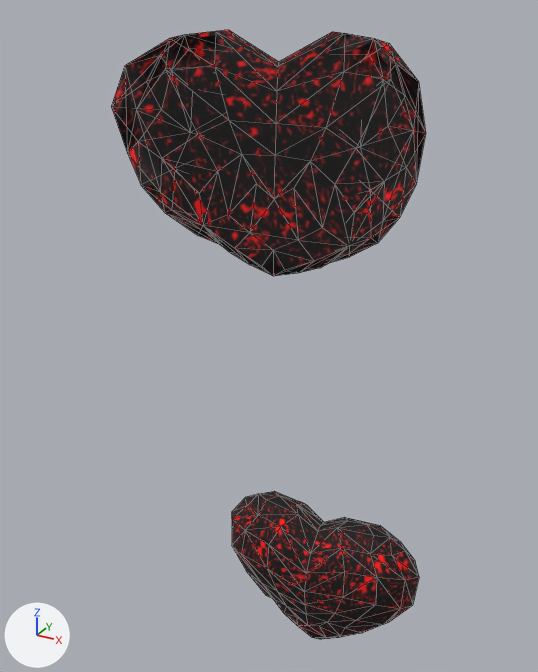
Two versions of the glTF model packages/3d-avatar-maker/assets/models/packs/3d-avatar-maker-wardrobe-accessories/outfit-elvs_heart_belly_jewel.glb, one commit apart.
Rendered twice from a 50 mm lens placed at (0.0344, -0.1876, 1.1217), pointed at (-0.0059, -0.1143, 1.0851). Arrows for +X, +Y and +Z are at lower left; the lights stay in place. The first picture is the older version. Mesh edges are drawn as thin lines. Vertices at exactly the same position are counted once.

In view in the first picture: 'female', 'male'.
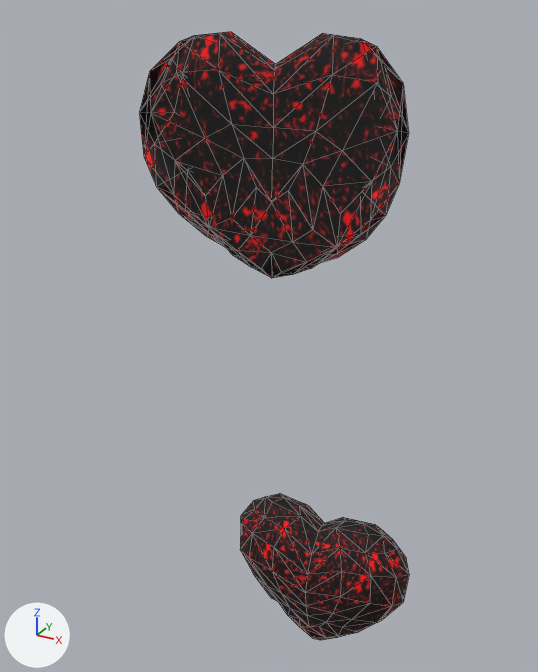
Diff of the bpy script that builds the scene:
```diff
--- a/packages/3d-avatar-maker/assets/models/packs/3d-avatar-maker-wardrobe-accessories/outfit-elvs_heart_belly_jewel.glb.py
+++ b/packages/3d-avatar-maker/assets/models/packs/3d-avatar-maker-wardrobe-accessories/outfit-elvs_heart_belly_jewel.glb.py
@@ me_female_010 @@
 # used by ob_female; location = (0.0, 0.0, 0.0)
-me_female_010.from_pydata(...)  # 117 vertices, 230 faces; spans x -0.0153..0.0141, y -0.1137..-0.1046, z 1.0349..1.0575
+me_female_010.from_pydata(...)  # 117 vertices, 230 faces; spans x -0.0136..0.0127, y -0.1138..-0.1046, z 1.0348..1.0575
+# me_female_010 part 1: 116 of 117 vertices moved; they spanned x -0.0153..0.0141, y -0.1137..-0.1046, z 1.0349..1.0575 and now span x -0.0136..0.0127, y -0.1138..-0.1046, z 1.0348..1.0575; mean shift (0.0001, 0.0, -0.0001); largest move (-0.0153, -0.1089, 1.052) -> (-0.0136, -0.109, 1.0519)
 me_female_010.materials.append(mat_elvs_heart_belly_jewel_female_gem)
@@ me_male_010 @@
 # used by ob_male; location = (0.0, 0.0, 0.0)
-me_male_010.from_pydata(...)  # 117 vertices, 230 faces; spans x -0.0176..0.0152, y -0.1265..-0.1219, z 1.0964..1.1199
+me_male_010.from_pydata(...)  # 117 vertices, 230 faces; spans x -0.0146..0.0136, y -0.1259..-0.1224, z 1.0963..1.1197
+# me_male_010 part 2: 117 of 117 vertices moved; they spanned x -0.0176..0.0152, y -0.1265..-0.1219, z 1.0964..1.1199 and now span x -0.0146..0.0136, y -0.1259..-0.1224, z 1.0963..1.1197; mean shift (0.0, -0.0002, -0.0001)
 me_male_010.materials.append(mat_elvs_heart_belly_jewel_male_gem)
```

Boxes (x1, y1, x2, y2) around the edits, measured in the pictures (538 x 672 px):
'male', reshaped (14% narrower): before (111, 30, 426, 276); after (139, 32, 409, 278)
'female', reshaped (10% narrower): before (232, 491, 419, 640); after (240, 494, 409, 640)
